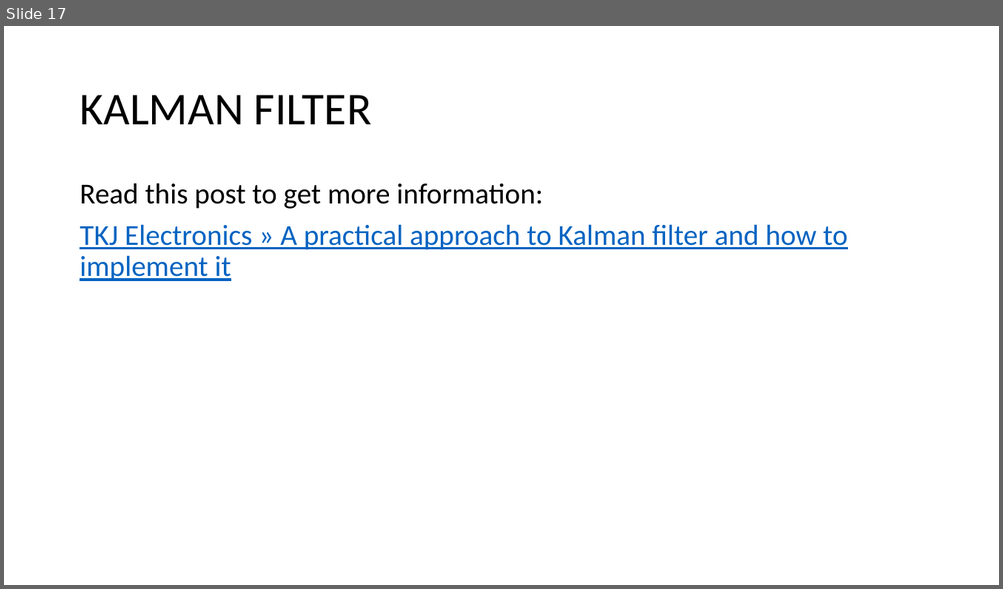
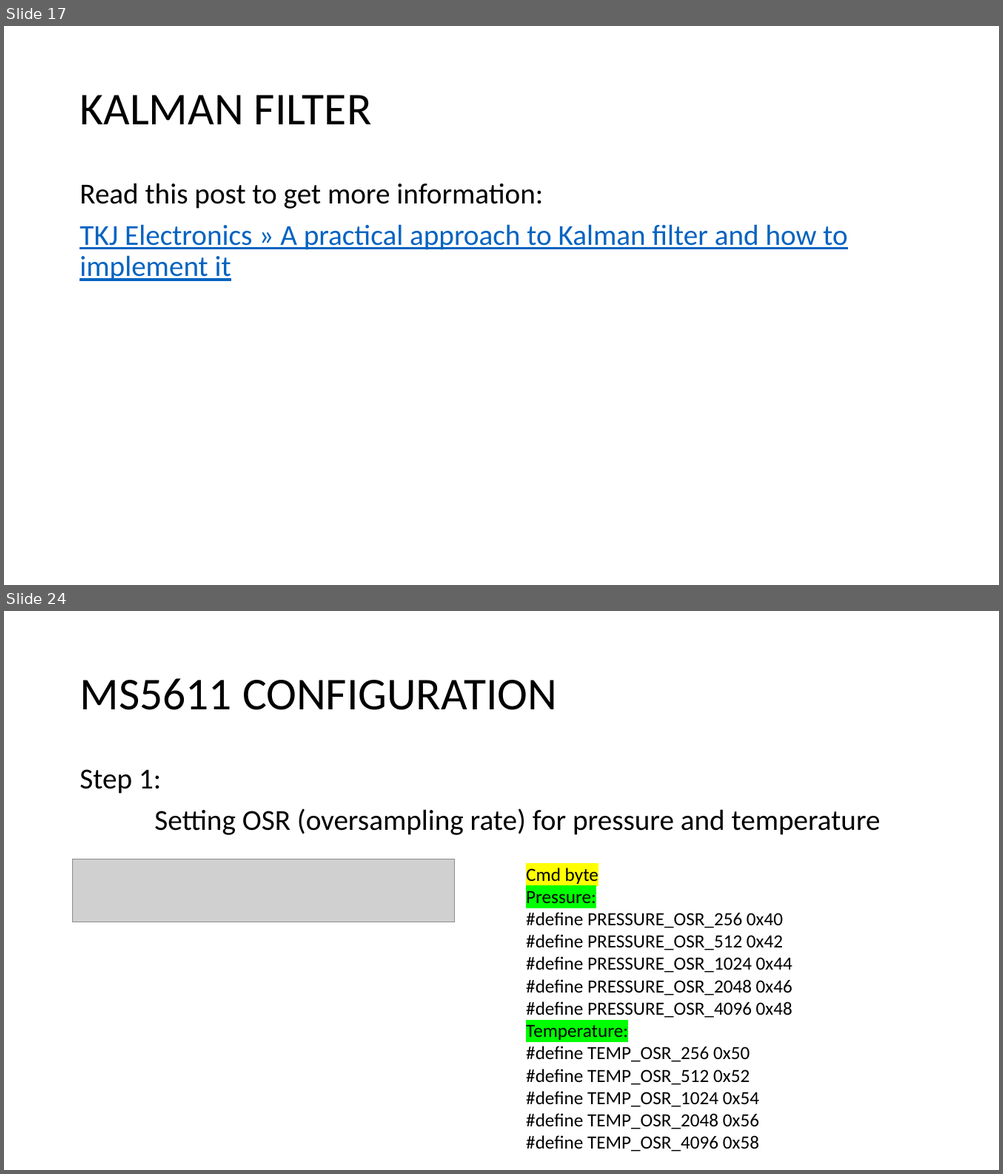
Before and after one commit to HIDER-ROOT/GY-86-for-raspi, a slide deck: Theory.pptx. Shown one above the other, each under a label of ours: slide 17 before the commit, slides 17 and 24 after it; the slides between them are not shown. The pictures are 1003x589 and 1003x1174 pixels, drawn with LibreOffice and Linux fonts; fonts in the diff are those of the drawing; grey boxes stand for pictures. Boxes give left, top, right and bottom in pixels: in the first picture for what was removed or moved away, otherwise in the second. Text is boxed around its words. In the diff, an @@ line names an element or a change of style, - is before the commit and + after.

```diff
--- a/Theory.pptx
+++ b/Theory.pptx
@@ slide 24 added at <box>4,611,999,1170</box>, background #FFFFFF @@
@@ title added at <box>79,678,557,710</box>, 44 pt, text #000000 @@
+MS5611 CONFIGURATION
@@ text added at <box>79,769,880,835</box>, 28 pt, text #000000 @@
+Step 1:
+Setting OSR (oversampling rate) for pressure and temperature
@@ picture added at <box>73,859,455,922</box> @@
@@ text added at <box>526,868,792,1152</box>, 18 pt, text #000000 @@
+Cmd byte
+Pressure:
+#define PRESSURE_OSR_256 0x40
+#define PRESSURE_OSR_512 0x42
+#define PRESSURE_OSR_1024 0x44
+#define PRESSURE_OSR_2048 0x46
+#define PRESSURE_OSR_4096 0x48
+Temperature:
+#define TEMP_OSR_256 0x50
+#define TEMP_OSR_512 0x52
+#define TEMP_OSR_1024 0x54
+#define TEMP_OSR_2048 0x56
+#define TEMP_OSR_4096 0x58
```
Also in this commit, not shown: 10 other slides added, 2 other files.
